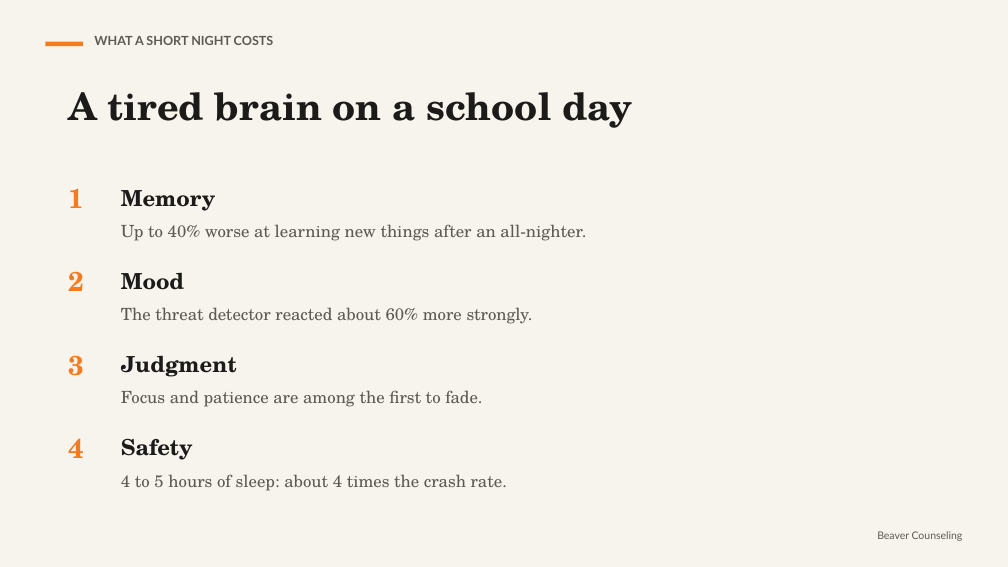
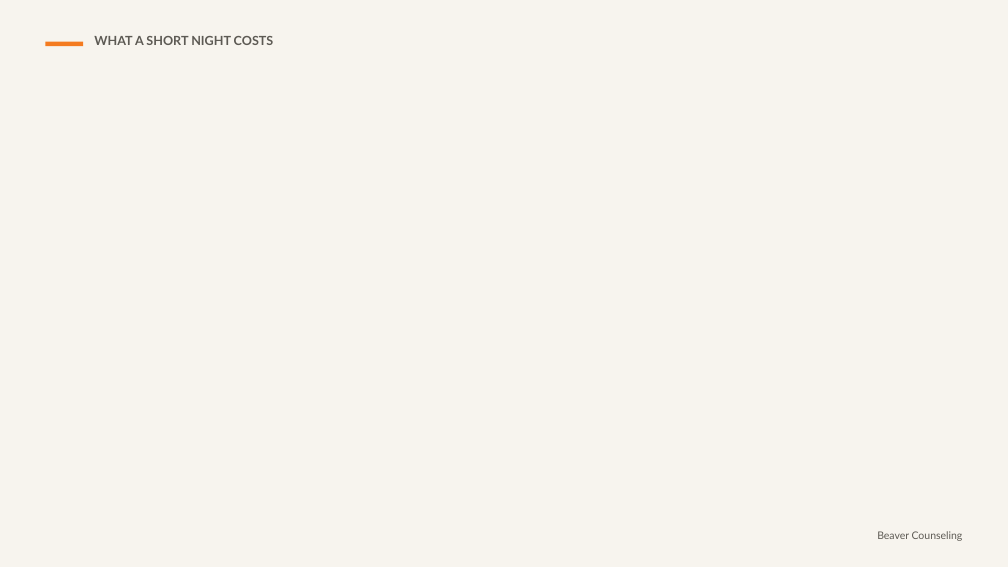
Before and after one commit to rmwtoolkit/bcds-toolkit, a slide deck: slide 9 of decks/running-on-empty-lesson-v2.pptx (slide 5 before the commit). Drawn at 1008x567 pixels with LibreOffice and Linux fonts; fonts in the diff are those of the drawing; background and template pictures are left out. Boxes give left, top, right and bottom in pixels: in the first picture for what was removed or moved away, otherwise in the second. Text is boxed around its words. In the diff, an @@ line names an element or a change of style, - is before the commit and + after.

```diff
--- a/decks/running-on-empty-lesson-v2.pptx
+++ b/decks/running-on-empty-lesson-v2.pptx
@@ text removed at <box>68,92,632,128</box> @@
-A tired brain on a school day
@@ text removed at <box>68,188,84,208</box> @@
-1
@@ text removed at <box>121,190,586,241</box> @@
-Memory
-Up to 40% worse at learning new things after an all-nighter.
@@ text removed at <box>68,271,84,291</box> @@
-2
@@ text removed at <box>121,272,533,324</box> @@
-Mood
-The threat detector reacted about 60% more strongly.
@@ text removed at <box>68,355,84,376</box> @@
-3
@@ text removed at <box>121,355,482,407</box> @@
-Judgment
-Focus and patience are among the first to fade.
@@ text removed at <box>68,438,84,458</box> @@
-4
@@ text removed at <box>121,438,507,491</box> @@
-Safety
-4 to 5 hours of sleep: about 4 times the crash rate.
```
Also in this commit, not shown: 11 other slides changed, 17 slides added, 2 slides removed, 20 other files.
